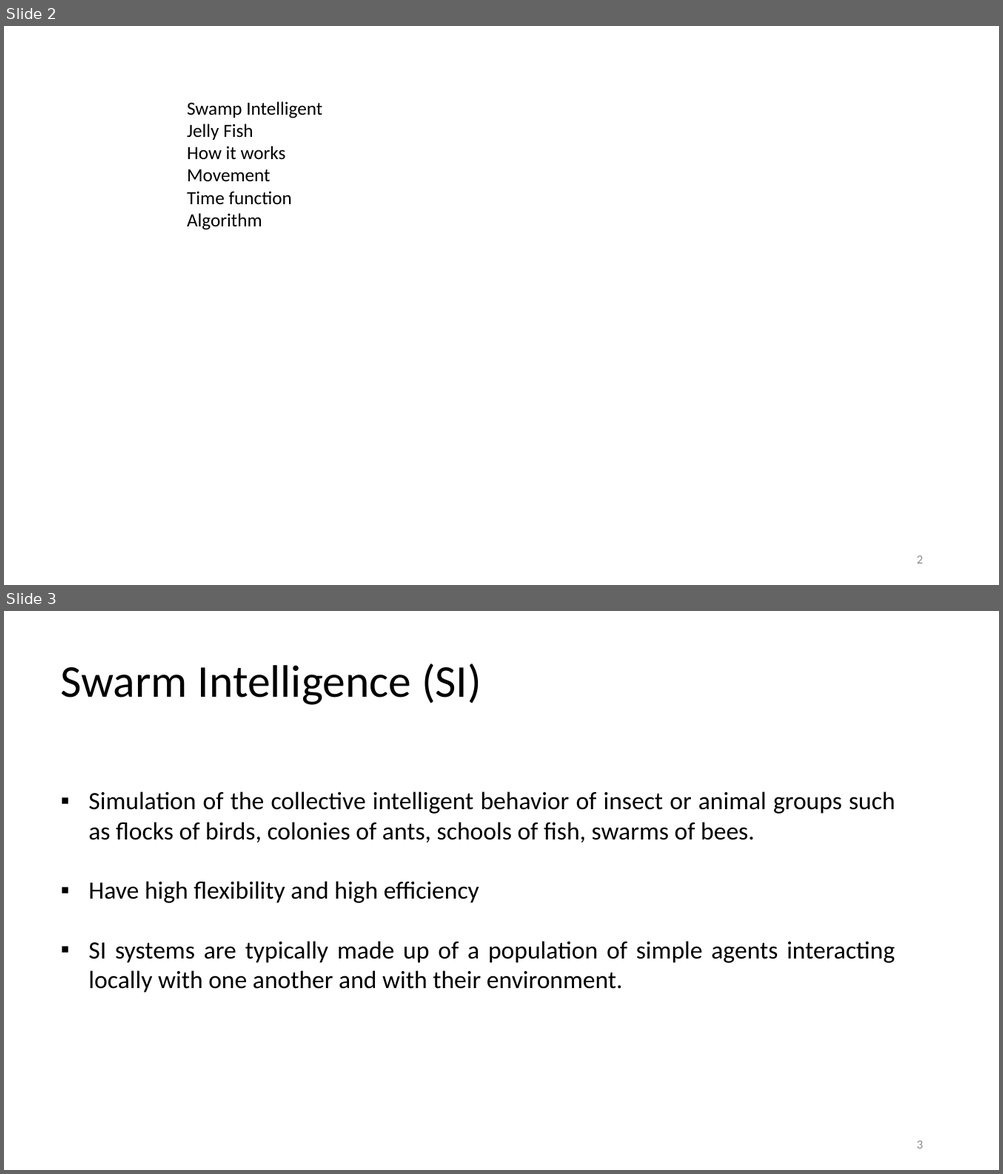
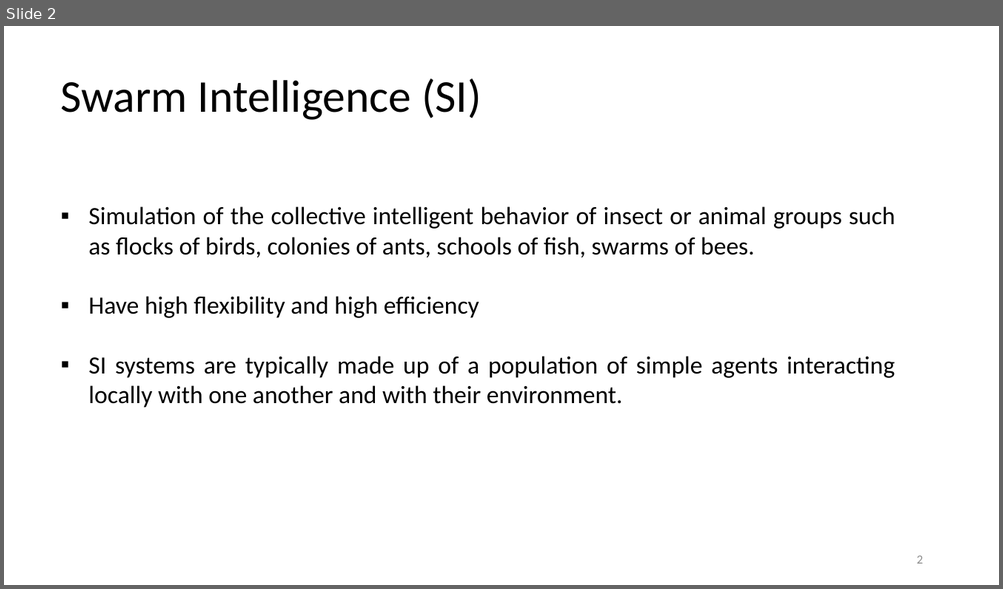
Before and after one commit to Mahadi-Ahammed/pptshare, a slide deck: Jellyfish.pptx. Shown one above the other, each under a label of ours: slides 2 and 3 before the commit, slide 2 after it. The pictures are 1003x1174 and 1003x589 pixels, drawn with LibreOffice and Linux fonts; fonts in the diff are those of the drawing. Boxes give left, top, right and bottom in pixels: in the first picture for what was removed or moved away, otherwise in the second. Text is boxed around its words. In the diff, an @@ line names an element or a change of style, - is before the commit and + after.

```diff
--- a/Jellyfish.pptx
+++ b/Jellyfish.pptx
@@ slide 2 removed at box(4, 26, 999, 585), background #FFFFFF @@
@@ text removed at box(187, 101, 322, 230) @@
-Swamp Intelligent
-Jelly Fish
-How it works
-Movement
-Time function
-Algorithm
@@ page number removed at box(916, 556, 922, 564) @@
-2
@@ what was slide 3 is now slide 2 @@
@@ page number at box(916, 556, 922, 564): text changed @@
-3
+2
```
Also in this commit, not shown: 3 slides changed, 2 slides added.
